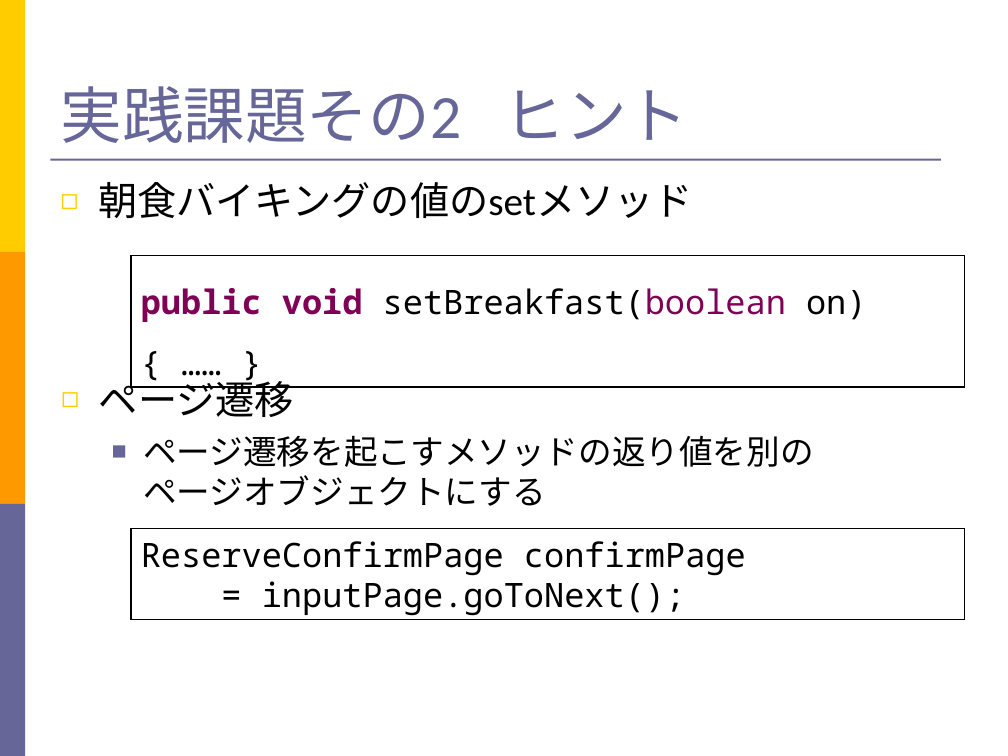
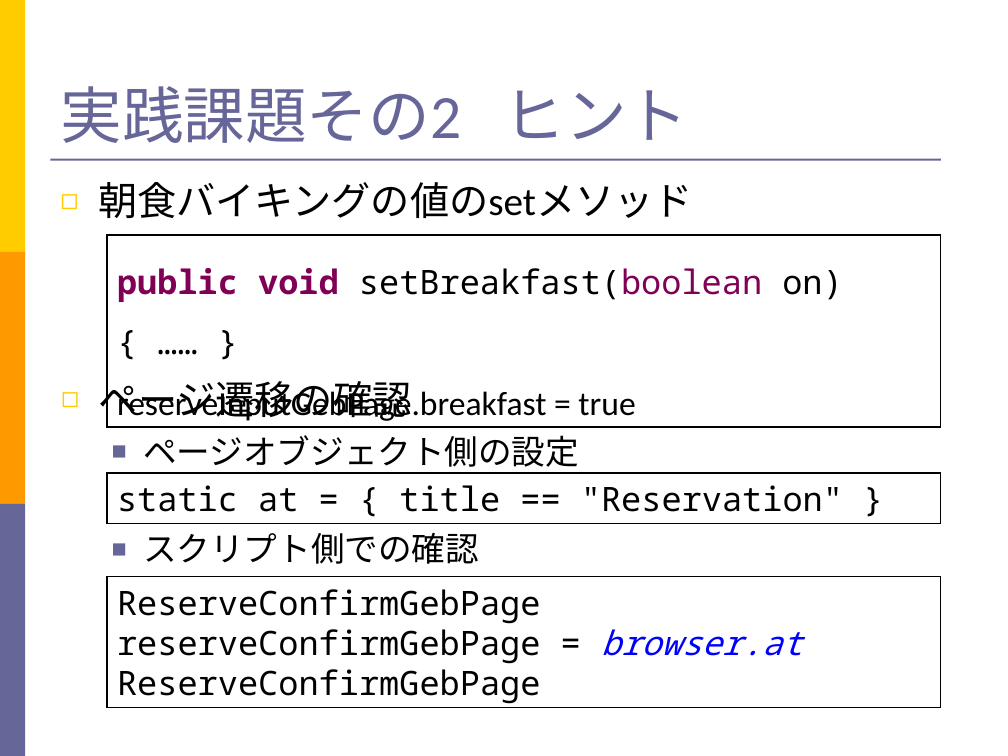
Before and after one commit to takuY-U2/STARHotel, a slide deck: slide 45 of docs/SlideGeb.ppt. Drawn at 1008x756 pixels with LibreOffice and Linux fonts; fonts in the diff are those of the drawing. Boxes give left, top, right and bottom in pixels: in the first picture for what was removed or moved away, otherwise in the second. Text is boxed around its words. In the diff, an @@ line names an element or a change of style, - is before the commit and + after.

```diff
--- a/docs/SlideGeb.ppt
+++ b/docs/SlideGeb.ppt
@@ rectangle "public void setBreakfast(boolean on) { ...": place and size @@
-rectangle "public void setBreakfast(boolean on) { ..." at (131,256,965,387)
+rectangle "public void setBreakfast(boolean on) { ..." at (107,235,940,426)
@@ text at (99,374,579,564): text changed @@
-◻ ページ遷移
-  ■ ページ遷移を起こすメソッドの返り値を別のページオブジェクトにする
+◻ ページ遷移の確認
+  ■ ページオブジェクト側の設定
+  ■ スクリプト側での確認
@@ text in rectangle at (117,387,635,421): paragraph added @@
+reserveInputGebPage.breakfast = true
@@ rectangle added at (107,473,940,523), outline #000000 0.99 pt, 24 pt, text #000000 @@
+static at = { title == "Reservation" }
@@ rectangle "ReserveConfirmGebPage reserveConfirmGebPage = browser.at Res ...": place and size @@
-rectangle "ReserveConfirmGebPage reserveConfirmGebPage = browser.at Res ..." at (131,529,965,620)
+rectangle "ReserveConfirmGebPage reserveConfirmGebPage = browser.at Res ..." at (107,577,940,708)
@@ text in rectangle at (117,589,803,704): text changed @@
-ReserveConfirmPage confirmPage
-= inputPage.goToNext();
+ReserveConfirmGebPage reserveConfirmGebPage = browser.at ReserveConfirmGebPage
```
Also in this commit, not shown: 6 other slides changed, 22 other files.
